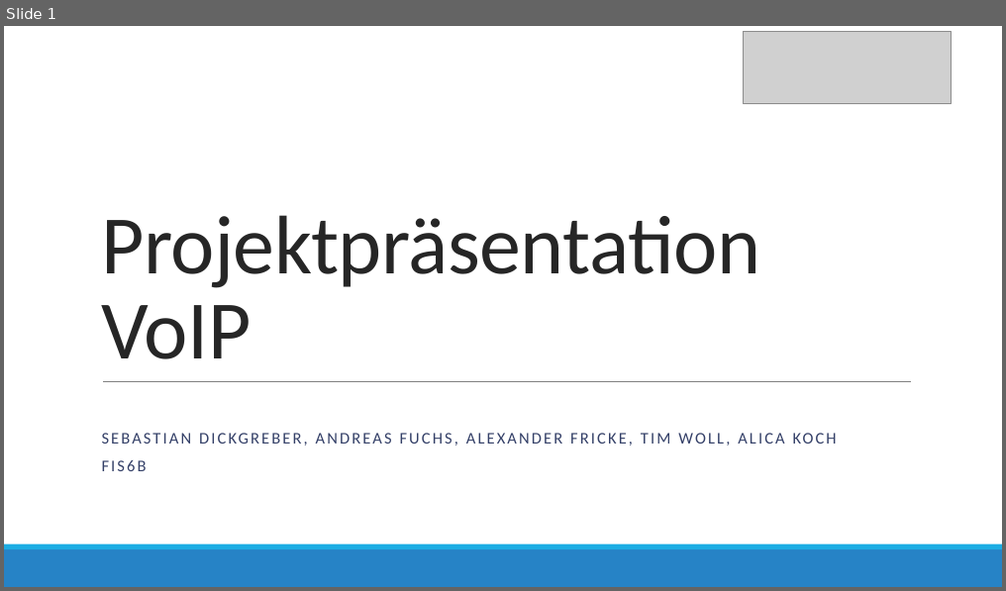
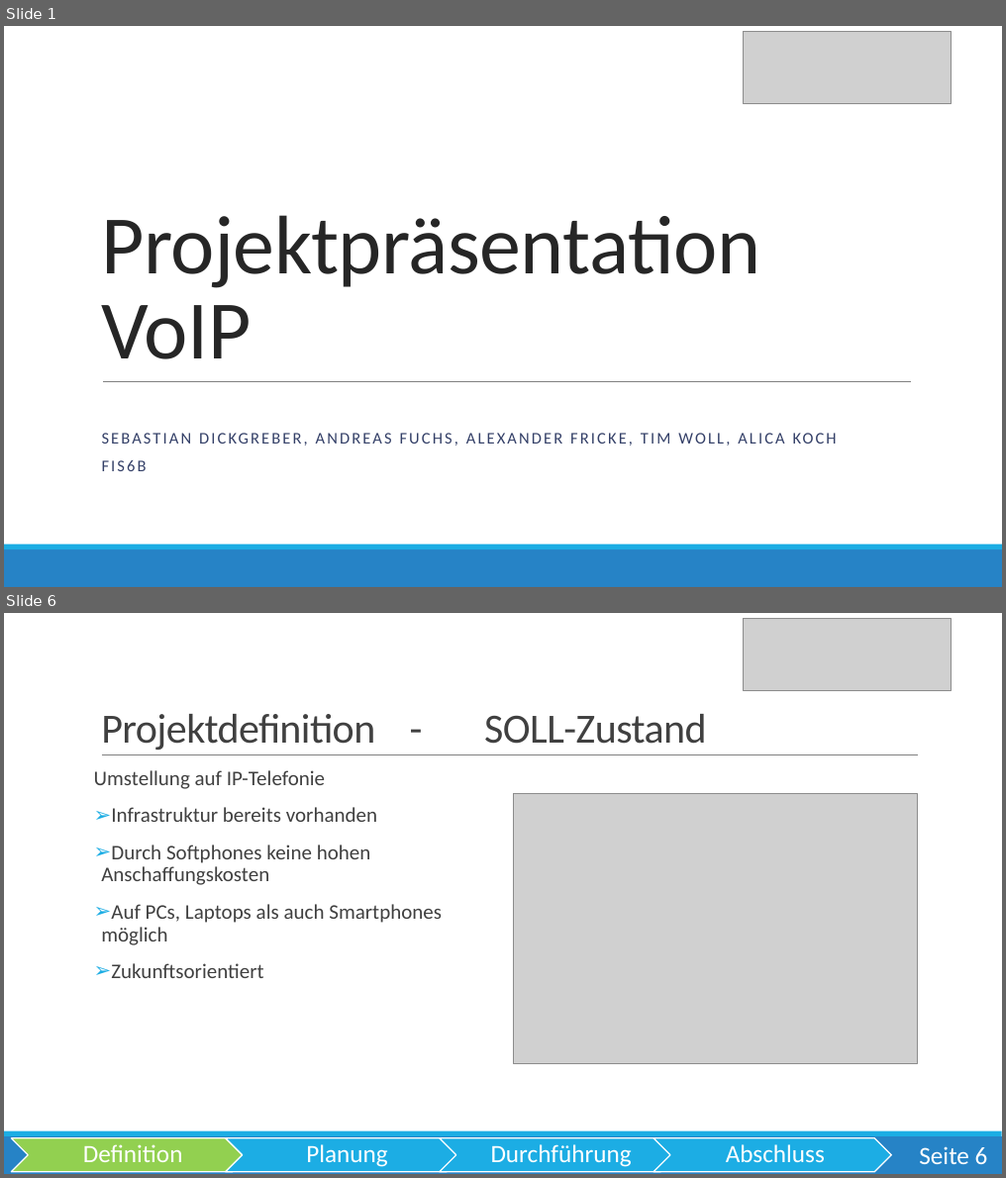
Before and after one commit to OberstufenprojektVOIP/OSP_VOIP, a slide deck: Pr-sentation/Präsentation VoIP Echt.pptx. Shown one above the other, each under a label of ours: slide 1 before the commit, slides 1 and 6 after it; the slides between them are not shown. The pictures are 1006x591 and 1006x1178 pixels, drawn with LibreOffice and Linux fonts; fonts in the diff are those of the drawing; grey boxes stand for pictures. Boxes give left, top, right and bottom in pixels: in the first picture for what was removed or moved away, otherwise in the second. Text is boxed around its words. In the diff, an @@ line names an element or a change of style, - is before the commit and + after.

```diff
--- a/Pr-sentation/Präsentation VoIP Echt.pptx
+++ b/Pr-sentation/Präsentation VoIP Echt.pptx
@@ slide 6 added at [4, 613, 1002, 1174], background #FFFFFF; not listed: 2 template elements that a slide beside it also shows @@
@@ picture added at [744, 618, 951, 691] @@
@@ title added at [101, 714, 707, 750], 40 pt, text #404040 @@
+Projektdefinition - SOLL-Zustand
@@ line added from (102, 756) to (918, 756), #808080 0.5 pt @@
@@ text added at [94, 770, 442, 978], 20 pt, text #404040 @@
+Umstellung auf IP-Telefonie
+➢ Infrastruktur bereits vorhanden
+➢ Durch Softphones keine hohen Anschaffungskosten
+➢ Auf PCs, Laptops als auch Smartphones möglich
+➢ Zukunftsorientiert
@@ picture added at [513, 794, 918, 1063] @@
@@ group added at [12, 1139, 892, 1172]: 4 chevrons, 4 texts @@
+Definition
+Planung
+Durchführung
+Abschluss
@@ page number added at [919, 1147, 988, 1164], 24 pt, text #FFFFFF @@
+Seite 6
```
Also in this commit, not shown: 8 slides changed, 9 other slides added, 1 slide removed.
